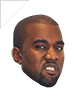
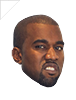
Comparing the layer stacks of the two (76, 100) images. Changes:
painted on "Layer 1" over [left=0, top=0, right=29, bottom=29]
added layer "2" above "Layer 0" over [left=9, top=12, right=65, bottom=88]
